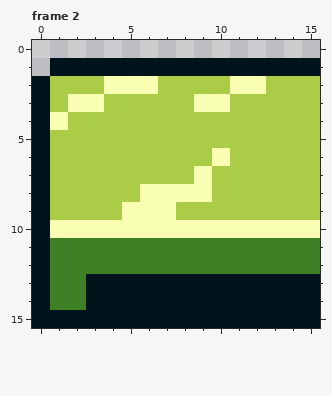
File history of a pixel-art file, Assets/Sprites/items.aseprite. The picture above is the old version.
16x16 pixels, 9 frames. Shown: frame 2. The commit also changed other frames, which this record leaves out.
After the commit:
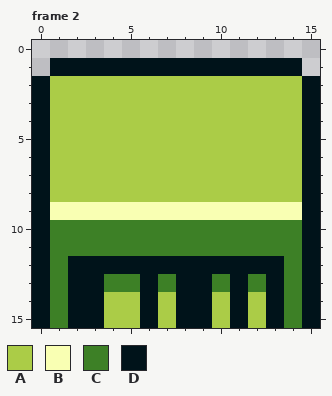
Palette (. is transparent): A #abcc47  B #f9ffb3  C #3d8026  D #00131a
What changed:
layer "Bed" now hidden
layer "Shelf" now shown
--- frame 2
@@ x 0..15 @@
  0 ................
- 1 .DDDDDDDDDDDDDDD
- 2 DAAABBBAAAABBAAA
- 3 DABBAAAAABBAAAAA
- 4 DBAAAAAAAAAAAAAA
- 5 DAAAAAAAAAAAAAAA
- 6 DAAAAAAAAABAAAAA
- 7 DAAAAAAAABAAAAAA
- 8 DAAAAABBBBAAAAAA
- 9 DAAAABBBAAAAAAAA
-10 DBBBBBBBBBBBBBBB
-11 DCCCCCCCCCCCCCCC
-12 DCCCCCCCCCCCCCCC
-13 DCCDDDDDDDDDDDDD
-14 DCCDDDDDDDDDDDDD
-15 DDDDDDDDDDDDDDDD
+ 1 .DDDDDDDDDDDDDD.
+ 2 DAAAAAAAAAAAAAAD
+ 3 DAAAAAAAAAAAAAAD
+ 4 DAAAAAAAAAAAAAAD
+ 5 DAAAAAAAAAAAAAAD
+ 6 DAAAAAAAAAAAAAAD
+ 7 DAAAAAAAAAAAAAAD
+ 8 DAAAAAAAAAAAAAAD
+ 9 DBBBBBBBBBBBBBBD
+10 DCCCCCCCCCCCCCCD
+11 DCCCCCCCCCCCCCCD
+12 DCDDDDDDDDDDDDCD
+13 DCDDCCDCDDCDCDCD
+14 DCDDAADADDADADCD
+15 DCDDAADADDADADCD
